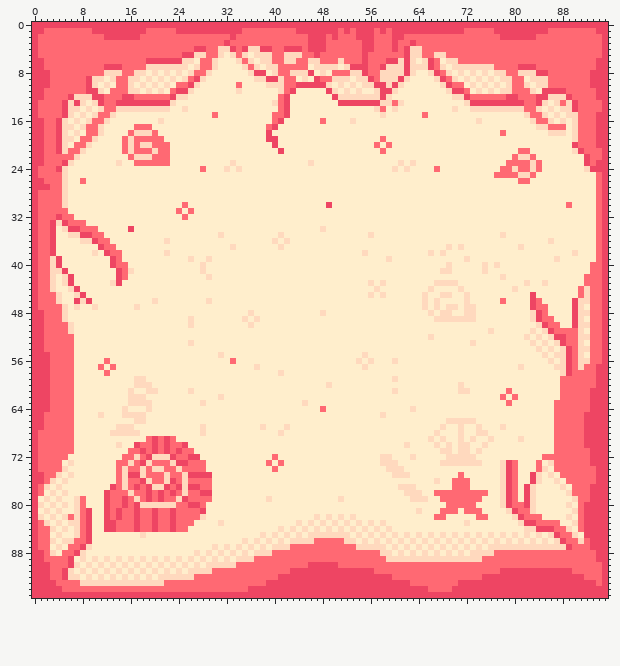
One commit to this sprite sheet: bubble/assets/platform.aesprite.png. That is the earlier state.
The file is 96x96 pixels.
And afterwards:
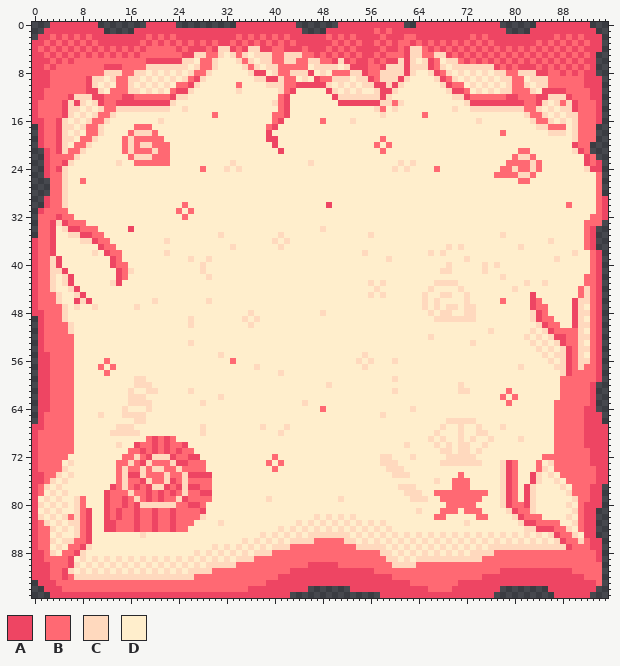
Palette (. is transparent): A #ee4563  B #ff6973  C #ffd9be  D #ffeecc
Edits made:
The author changed colour B to colour A in row 1 at x 2 to 9, 19 to 23, 35 to 43, 51, 53, 72 to 76 and 86 to 93; in row 2 at x 1 to 2, 4, 6, 8, 10 to 11, 18, 20, 22, 24 to 32, 35, 37, 39, 41, 43 to 45, 52, 57, 59, 64 to 72, 74, 76 to 77, 84 to 86, 88, 90 and 92 to 94; in row 3 at x 1, 3, 5, 7, 9, 11 to 17, 19, 21, 23, 25, 27, 29, 31, 34, 36, 38, 40, 42, 44 to 45, 49, 51, 53, 58, 65, 67, 69, 71, 73, 75, 77 to 83, 85, 87, 89, 91 and 93 to 94; in row 4 at x 2, 4, 6, 8, 10, 12, 14, 16, 18, 24, 26, 30, 50, 52, 54, 57, 59, 66, 68, 70, 72, 74, 76, 78, 80, 82, 84, 86, 88, 90 and 92 to 94; in row 5 at x 1, 3, 5, 7, 9, 11, 13, 15, 17, 49, 51, 53, 56, 58, 69, 71, 73, 75, 77, 79, 81, 83, 85, 87, 89, 91 and 93; in row 6 at x 2, 4, 6, 50, 52, 54, 57, 72, 74, 76, 78, 80, 82, 84, 86, 88, 90 and 92 to 93.
The author changed colour B to colour A in row 7 at x 3, 77, 79, 85, 87, 89, 91 and 93; in row 8 at x 88, 90 and 92; in rows 9 to 10 at x 92; in rows 11 to 12 at x 93; in rows 13 to 14 at x 94; in rows 21 to 25 at x 2.
The author changed colour B to colour A in rows 29 to 30 at x 2; in row 31 at x 1; in rows 38 to 56 at x 94; in row 60 at x 93; in row 64 at x 92.
The author changed colour D to colour A in rows 34 to 37 at x 93.
The author changed colour C to colour B in row 92 at x 6; in row 93 at x 8 to 21.
The author changed colour D to colour B in row 32 at x 93; in row 33 at x 92 to 93; in rows 34 to 37 at x 92; in rows 38 to 39 at x 93.
The author changed colour B to colour C in row 90 at x 60 to 63.
The author changed colour D to colour C in row 92 at x 8, 10, 12, 14, 16, 18 and 20.
The author changed colour C to colour D in row 89 at x 61 and 63.
The author cleared colour A in row 0 at x 0 to 2, 11 to 18, 24 to 33, 44 to 50, 62 to 63, 78 to 83 and 93 to 95; in row 1 at x 0 to 1, 12 to 16, 45 to 48, 79 to 82 and 94 to 95; in row 2 at x 0 and 95; in rows 3 to 5 at x 95; in rows 6 to 8 at x 94 to 95; in rows 9 to 16 at x 95.
The author cleared colour A in rows 17 to 20 at x 0 and 94 to 95; in rows 21 to 23 at x 0 to 1 and 95; in rows 24 to 25 at x 0 and 95; in row 26 at x 0 to 1 and 95; in row 27 at x 0 to 2 and 95; in row 28 at x 0 and 95.
The author cleared colour A in rows 29 to 32 at x 0; in rows 33 to 35 at x 0 and 95; in rows 36 to 48 at x 95; in rows 49 to 59 at x 0 and 95; in rows 60 to 64 at x 0 and 94 to 95; in rows 65 to 66 at x 0 and 95.
The author cleared colour A in rows 77 to 80 at x 95; in rows 81 to 85 at x 94 to 95; in rows 86 to 92 at x 95; in row 93 at x 0 and 95; in row 94 at x 0 to 1, 46 to 52, 78 to 85 and 94 to 95; in row 95 at x 0 to 2, 43 to 57, 77 to 86 and 93 to 95.
The author cleared colour B in row 5 at x 94; in row 20 at x 93; in row 21 at x 93 to 94; in row 22 at x 94; in rows 24 to 25 at x 1; in row 26 at x 2.
The author cleared colour B in row 28 at x 1 to 2; in rows 29 to 30 at x 1; in rows 34 to 37 at x 94.
